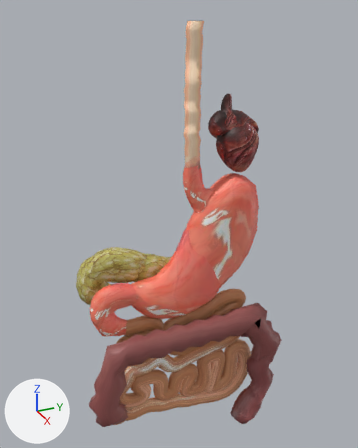
What one commit did to the FBX model codes/bin/models/DigestiveSystem.fbx.
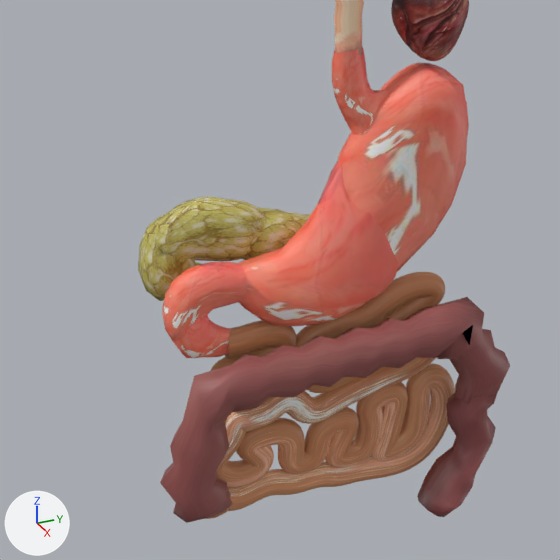
Each version appears first whole from a 50 mm camera at (22.14, -10.67, 29.72) aimed at (-0.3, -0.57, 18.5), and next in a close-up on the part from 0% to 86% of the width and 31% to 100% of the height. Lighting does not change. The marker at lower left points along +X, +Y and +Z.

The first close-up shows 'Esophagus', 'Heart', 'LargeIntestine', 'Pancreas', 'SmallIntestine', 'Stomach'.
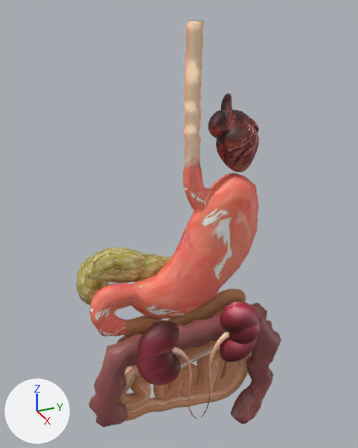
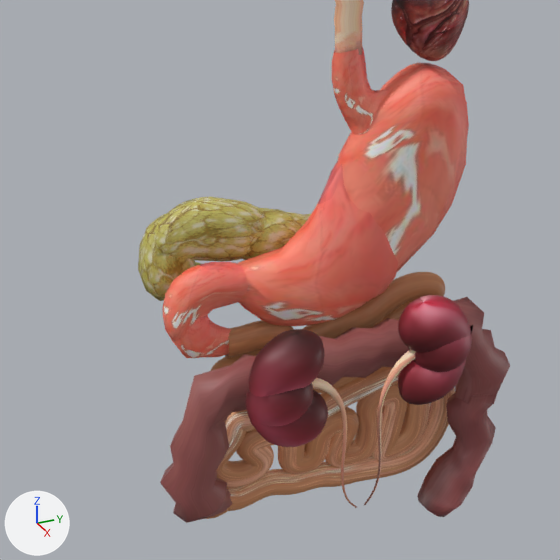
Diff of the bpy script that builds the scene:
```diff
--- a/codes/bin/models/DigestiveSystem.fbx.py
+++ b/codes/bin/models/DigestiveSystem.fbx.py
@@ img_kidney_jpg @@
+img_kidney_jpg = load_image('Kidney.jpg', 'DigestiveSystem.fbm/Kidney.jpg', 2560, 1811, 'sRGB')
@@ mat_material_ureter_001 @@
+mat_material_ureter_001 = principled_material('Material_Ureter.001')
+mat_material_ureter_001.texture = img_esophagus_jpg
@@ mat_material_kidney_001 @@
+mat_material_kidney_001 = principled_material('Material_Kidney.001')
+mat_material_kidney_001.texture = img_kidney_jpg
@@ mat_material_kidney @@
+mat_material_kidney = principled_material('Material_Kidney')
+mat_material_kidney.texture = img_kidney_jpg
@@ mat_material_ureter @@
+mat_material_ureter = principled_material('Material_Ureter')
+mat_material_ureter.texture = img_esophagus_jpg
@@ me_beziercurve_002 @@
+me_beziercurve_002.from_pydata(...)  # 1700 vertices, 1632 faces; spans x 2.84..3.2, y -0.67..1.16, z 7.57..13.25
+me_beziercurve_002.materials.append(mat_material_ureter_001)  # picture img_esophagus_jpg
@@ me_sphere_008 @@
+me_sphere_008.from_pydata(...)  # 978 vertices, 917 faces; spans x 2.31..3.75, y 0.36..2.82, z 11.15..14.83
+me_sphere_008.materials.append(mat_material_kidney_001)  # picture img_kidney_jpg
@@ me_sphere @@
+me_sphere.from_pydata(...)  # 978 vertices, 917 faces; spans x 2.31..3.75, y -4.46..-2.0, z 11.15..14.83
+me_sphere.materials.append(mat_material_kidney)  # picture img_kidney_jpg
@@ me_beziercurve_001 @@
+me_beziercurve_001.from_pydata(...)  # 1700 vertices, 1632 faces; spans x 2.82..3.17, y -2.75..-0.91, z 7.57..13.25
+me_beziercurve_001.materials.append(mat_material_ureter)  # picture img_esophagus_jpg
@@ ob_ureter_001 @@
+ob_ureter_001 = bpy.data.objects.new('Ureter.001', me_beziercurve_002)
+ob_ureter_001.location = (0.0, 0.0, 0.0)
@@ ob_kidney1_001 @@
+ob_kidney1_001 = bpy.data.objects.new('Kidney1.001', me_sphere_008)
+ob_kidney1_001.location = (0.0, 0.0, 0.0)
@@ ob_kidney1 @@
+ob_kidney1 = bpy.data.objects.new('Kidney1', me_sphere)
+ob_kidney1.location = (0.0, 0.0, 0.0)
@@ ob_ureter @@
+ob_ureter = bpy.data.objects.new('Ureter', me_beziercurve_001)
+ob_ureter.location = (0.0, 0.0, 0.0)
```

Changed parts and their boxes (x1, y1, x2, y2) in the close-ups (560 x 560 px):
'Kidney1', added (brown)
    after: (245, 329, 328, 447)
'Kidney1.001', added (brown)
    after: (398, 295, 472, 405)
'Ureter.001', added (beige)
    after: (364, 349, 416, 505)
'Ureter', added (beige)
    after: (312, 378, 357, 508)
